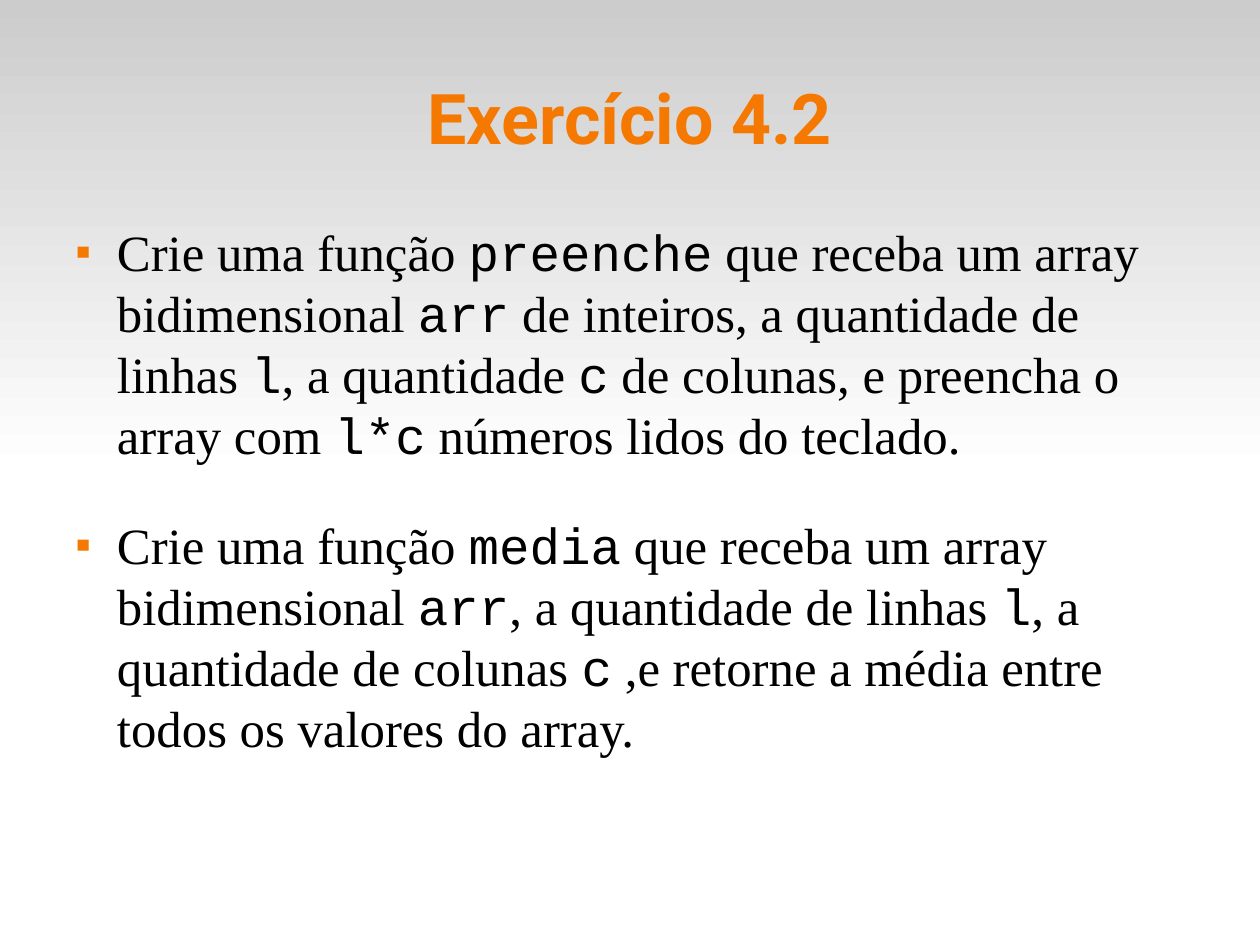
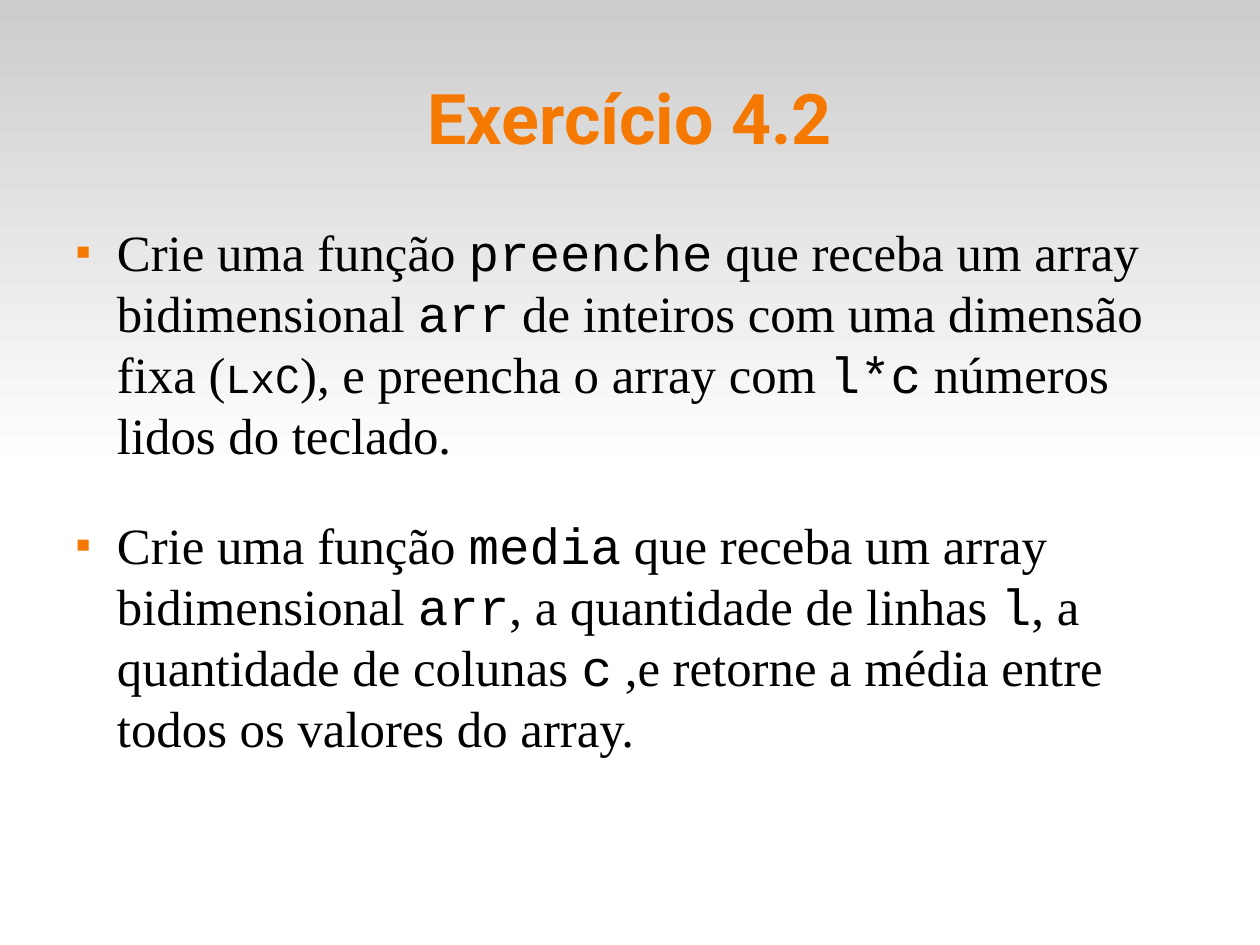
Before and after one commit to fsantanna-uerj/LP1, a slide deck: slide 7 of Slides/lp1-06-vetores.odp. Drawn at 1260x945 pixels with LibreOffice and Linux fonts; fonts in the diff are those of the drawing. Boxes give left, top, right and bottom in pixels: in the first picture for what was removed or moved away, otherwise in the second. Text is boxed around its words. In the diff, an @@ line names an element or a change of style, - is before the commit and + after.

```diff
--- a/Slides/lp1-06-vetores.odp
+++ b/Slides/lp1-06-vetores.odp
@@ text at bbox=[117, 235, 1143, 455]: text changed @@
-■ Crie uma função preenche que receba um array bidimensional arr de inteiros, a quantidade de linhas l, a quantidade c de colunas, e preencha o array com l*c números lidos do teclado.
+■ Crie uma função preenche que receba um array bidimensional arr de inteiros com uma dimensão fixa (LxC), e preencha o array com l*c números lidos do teclado.
```
Also in this commit, not shown: 2 other slides changed, 4 other files.
